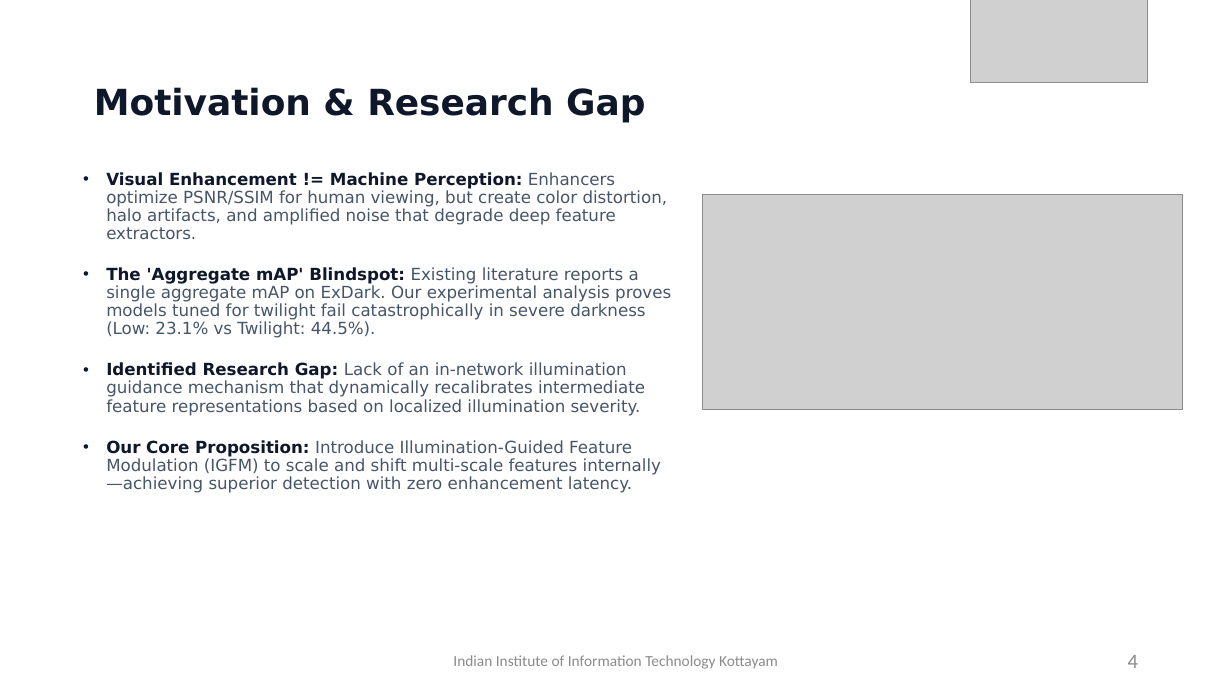
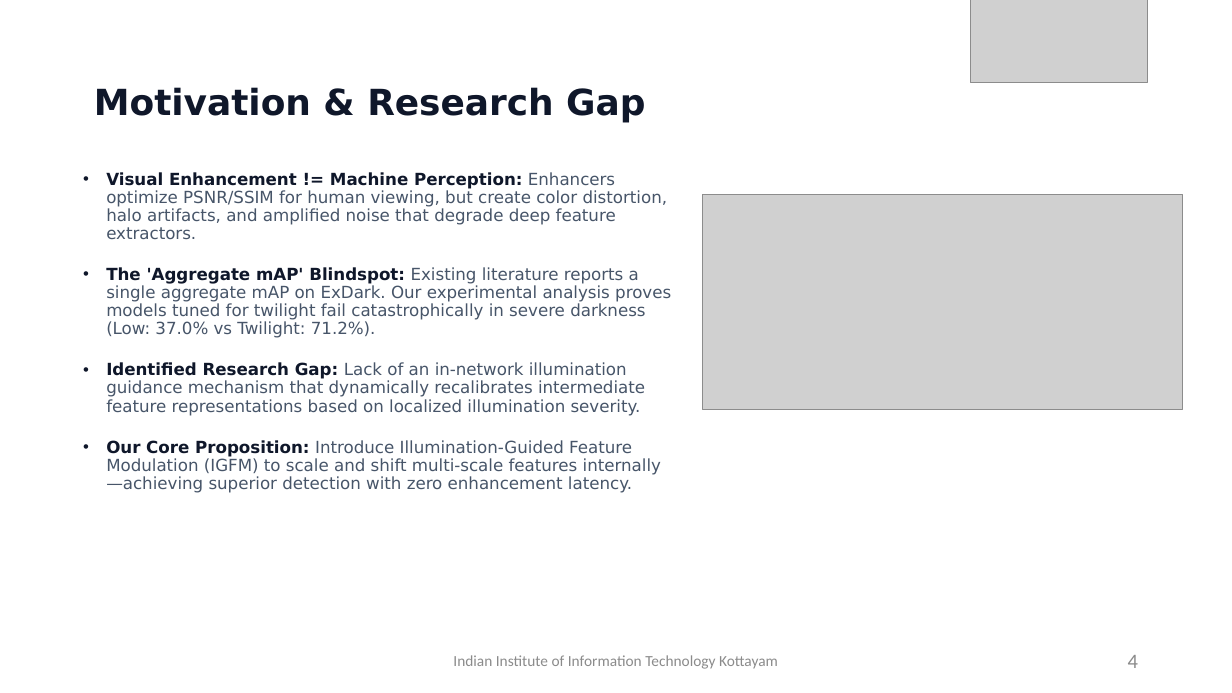
Before and after one commit to roshanbinoj-iiitk/Illumination-Aware-Object-Detection, a slide deck: slide 4 of outputs/BTP_Phase1_Presentation.pptx. Drawn at 1232x693 pixels with LibreOffice and Linux fonts; fonts in the diff are those of the drawing; grey boxes stand for pictures. Boxes give left, top, right and bottom in pixels: in the first picture for what was removed or moved away, otherwise in the second. Text is boxed around its words. In the diff, an @@ line names an element or a change of style, - is before the commit and + after.

```diff
--- a/outputs/BTP_Phase1_Presentation.pptx
+++ b/outputs/BTP_Phase1_Presentation.pptx
@@ text at <box>106,267,671,338</box>: text changed @@
-• The 'Aggregate mAP' Blindspot: Existing literature reports a single aggregate mAP on ExDark. Our experimental analysis proves models tuned for twilight fail catastrophically in severe darkness (Low: 23.1% vs Twilight: 44.5%).
+• The 'Aggregate mAP' Blindspot: Existing literature reports a single aggregate mAP on ExDark. Our experimental analysis proves models tuned for twilight fail catastrophically in severe darkness (Low: 37.0% vs Twilight: 71.2%).
```
Also in this commit, not shown: 2 other slides changed, 28 other files.
